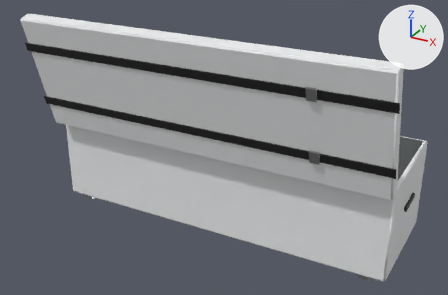
Two versions of the glTF model assets/models/props/depot_crate_long_open.glb, one commit apart.
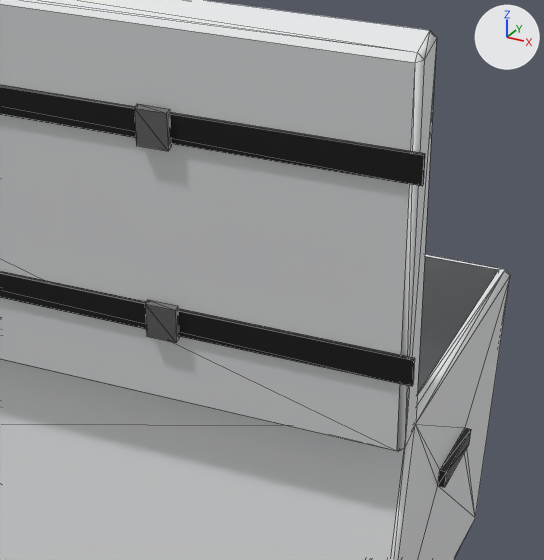
Each version is shown whole from a camera (50 mm lens) standing at (1.6, -3.08, 1.96) and looking at (0.01, -0.17, 0.51), then close up on the part from 58% to 98% of the width and 18% to 80% of the height. Arrows for +X, +Y and +Z are at upper right; the lights stay in place. The older version's two pictures come first. The close-ups show mesh edges as thin lines. Vertices at exactly the same position are counted once.

In view in the first close-up: 'lid', 'static_crate'.
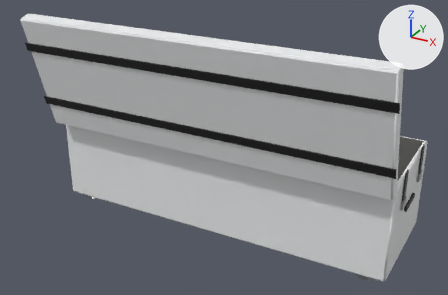
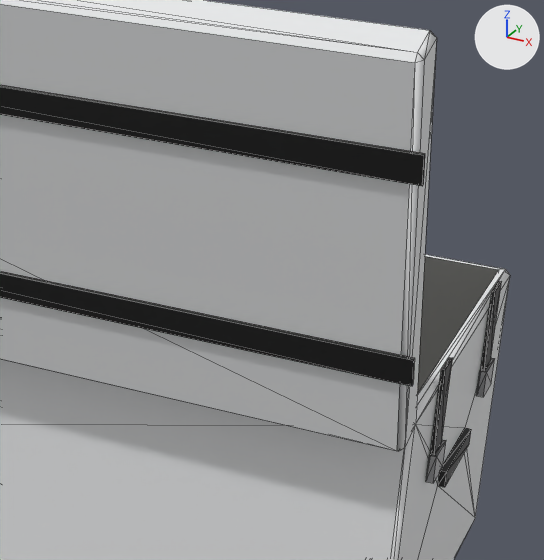
Pixel boxes [x1, y1, x2, y2] of what changed, in the close-ups (544 x 560 px):
part 1 of me_lid, deleted
    before: [134, 104, 171, 151]
part 2 of me_lid, deleted
    before: [145, 300, 179, 343]
part 3 of me_static_crate, added
    after: [477, 281, 502, 397]
part 4 of me_static_crate, added
    after: [426, 357, 453, 483]
part 5 of me_static_crate, edited (looks the same)
    both: [417, 256, 498, 394]

Diff of the bpy script that builds the scene:
```diff
--- a/assets/models/props/depot_crate_long_open.glb.py
+++ b/assets/models/props/depot_crate_long_open.glb.py
@@ mat_padding @@
+mat_padding = principled_material('Padding')
+mat_padding.base_color = (0.17, 0.17, 0.16)  # grey #73736f
+mat_padding.roughness = 0.75
@@ me_lid @@
 # used by ob_lid; location = (0.0, -0.35, 0.57)
-me_lid.from_pydata(...)  # 56 vertices, 92 faces; spans x -1.07..1.07, y -0.26..0.0, z -0.02..0.68
+me_lid.from_pydata(...)  # 40 vertices, 68 faces; spans x -1.07..1.07, y -0.26..0.0, z -0.02..0.68
+# me_lid part 1: the loose piece of 8 vertices spanning x 0.65..0.7, y -0.24..-0.21, z 0.46..0.52 is deleted
+# me_lid part 2: the loose piece of 8 vertices spanning x 0.65..0.7, y -0.14..-0.12, z 0.11..0.17 is deleted
 me_lid.materials.append(mat_shell)
 me_lid.materials.append(mat_black)
-me_lid.materials.append(mat_steel)  # grey #adadaf
@@ me_static_crate @@
 # used by ob_static_crate; location = (0.0, 0.0, 0.0)
-me_static_crate.from_pydata(...)  # 80 vertices, 156 faces; spans x -1.06..1.06, y -0.35..0.37, z 0.0..0.57
+me_static_crate.from_pydata(...)  # 116 vertices, 220 faces; spans x -1.06..1.07, y -0.35..0.37, z 0.0..0.6
+# me_static_crate part 3: a new loose piece of 18 vertices spanning x 1.05..1.07, y 0.15..0.21, z 0.4..0.6
+# me_static_crate part 4: a new loose piece of 18 vertices spanning x 1.05..1.07, y -0.21..-0.15, z 0.4..0.6
+# me_static_crate part 5: 10 faces spanning x -1.03..1.03, y -0.33..0.33, z 0.09..0.57 switch from mat_zinc (light grey #bcbfc0) to mat_padding (grey #73736f)
 me_static_crate.materials.append(mat_shell)
```
